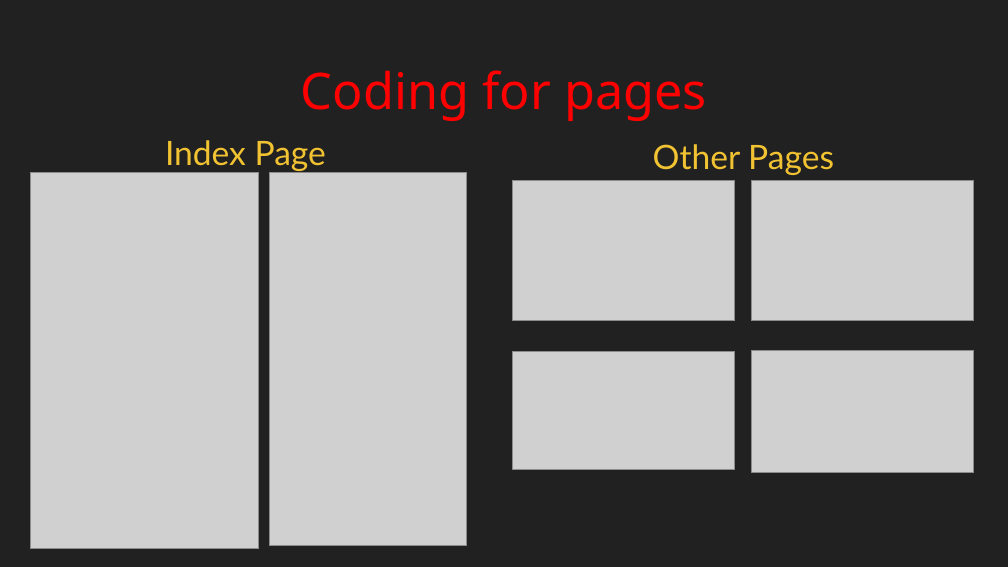
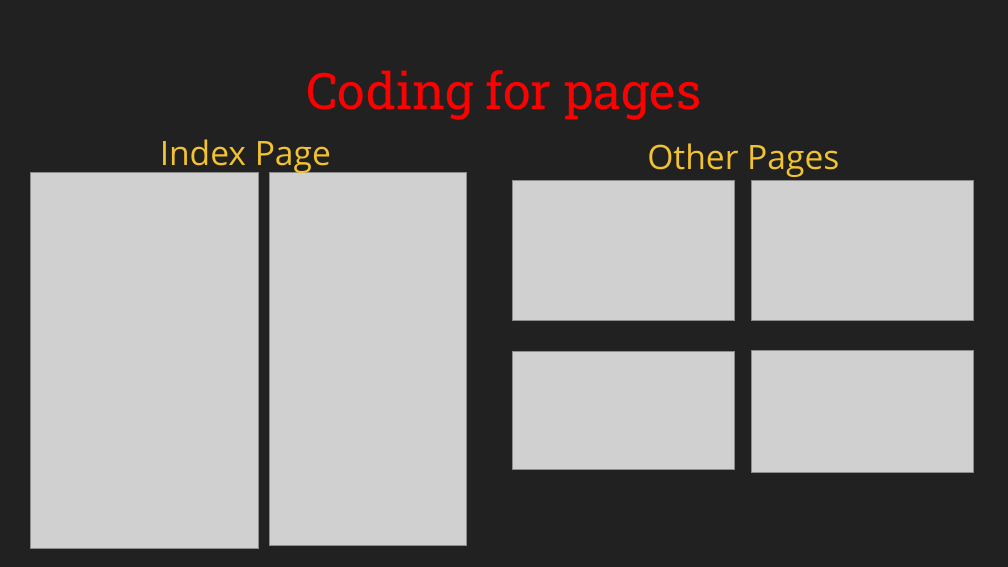
Before and after one commit to Clevor18/king_oak, a slide deck: slide 3 of presentation/projects/King Oak College.pptx. Drawn at 1008x567 pixels with LibreOffice and Linux fonts; fonts in the diff are those of the drawing; grey boxes stand for pictures. Boxes give left, top, right and bottom in pixels: in the first picture for what was removed or moved away, otherwise in the second. Text is boxed around its words. In the diff, an @@ line names an element or a change of style, - is before the commit and + after.

```diff
--- a/presentation/projects/King Oak College.pptx
+++ b/presentation/projects/King Oak College.pptx
@@ title "Coding for pages" at (x1=306, y1=70, x2=701, y2=120): font Noto Sans to Roboto Slab @@
@@ text "Index Page" at (x1=160, y1=139, x2=331, y2=175): font Lato to Open Sans @@
@@ text "Other Pages" at (x1=647, y1=143, x2=839, y2=177): font Lato to Open Sans @@
```
Also in this commit, not shown: 8 other slides changed, 1 slide added, 1 slide removed, 7 other files.
